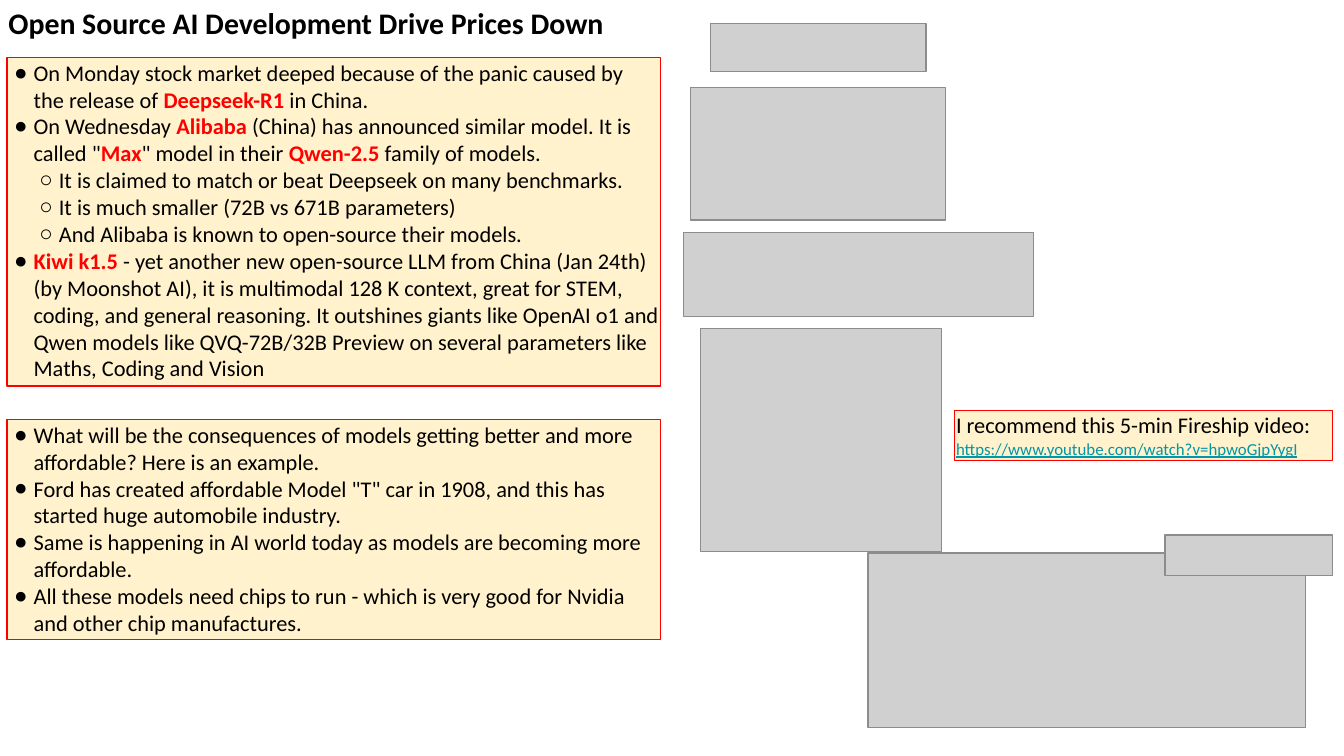
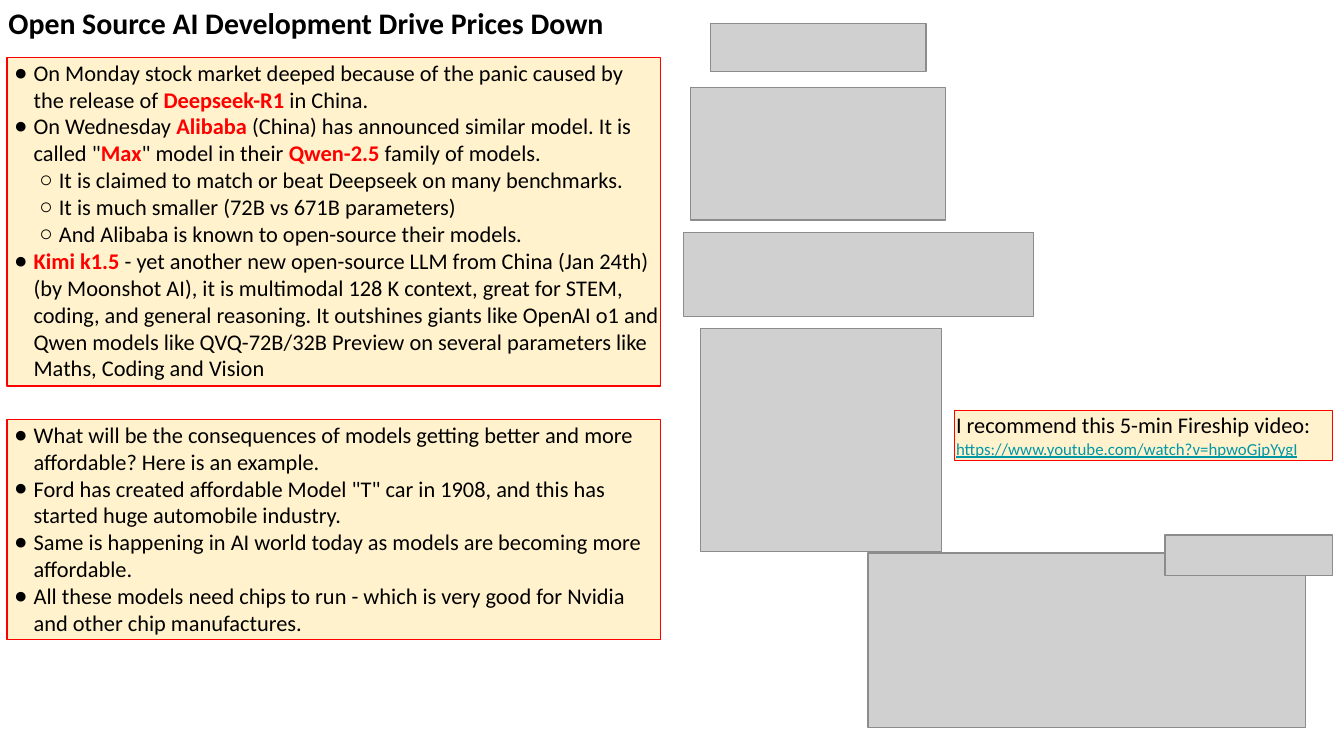
Before and after one commit to lselector/seminar, a slide deck: slide 4 of 2025/2025-01-31-AI-Updates.pptx. Drawn at 1344x756 pixels with LibreOffice and Linux fonts; fonts in the diff are those of the drawing; grey boxes stand for pictures. Boxes give left, top, right and bottom in pixels: in the first picture for what was removed or moved away, otherwise in the second. Text is boxed around its words. In the diff, an @@ line names an element or a change of style, - is before the commit and + after.

Commit message:
update

```diff
--- a/2025/2025-01-31-AI-Updates.pptx
+++ b/2025/2025-01-31-AI-Updates.pptx
@@ text in rectangle at <box>34,253,658,380</box>: text changed @@
-● Kiwi k1.5 - yet another new open-source LLM from China (Jan 24th)
-  (by Moonshot AI), it is multimodal 128 K context, great for STEM, coding, and general reasoning. It outshines giants like OpenAI o1 and Qwen models like QVQ-72B/32B Preview on several parameters like Maths, Coding and Vision
+● Kimi k1.5 - yet another new open-source LLM from China (Jan 24th)
+  (by Moonshot AI), it is multimodal 128 K context, great for STEM, coding, and general reasoning. It outshines giants like OpenAI o1 and Qwen models like QVQ-72B/32B Preview on several parameters like Maths, Coding and Vision
```
Also in this commit, not shown: 2 other slides changed.
